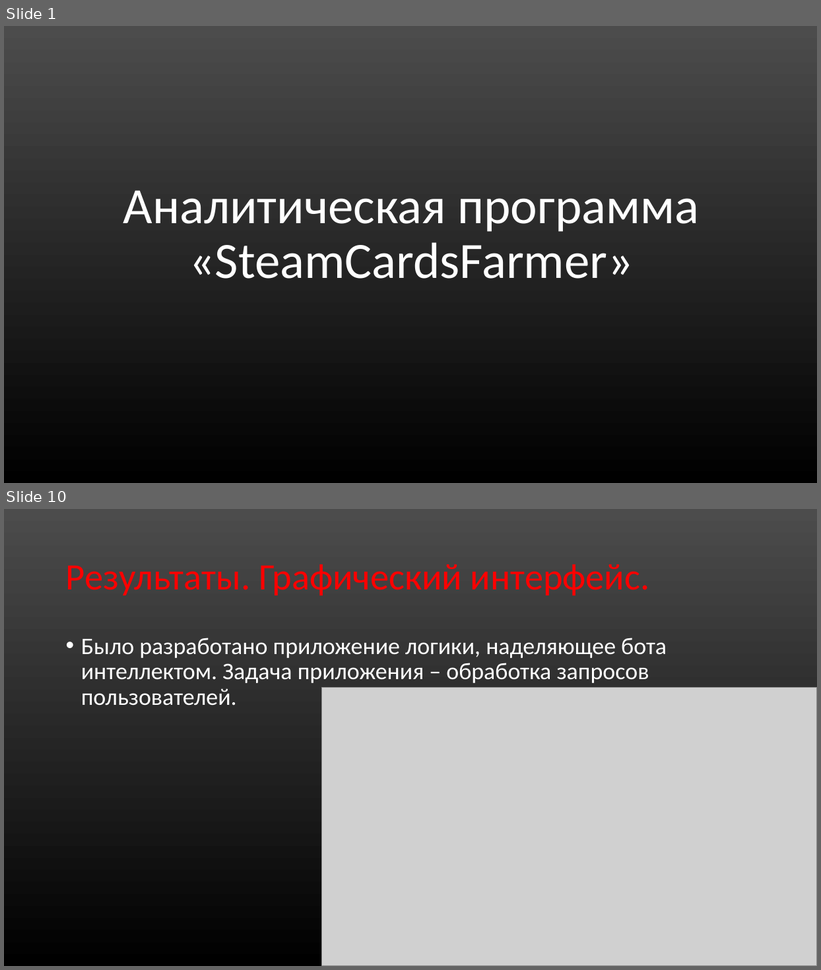
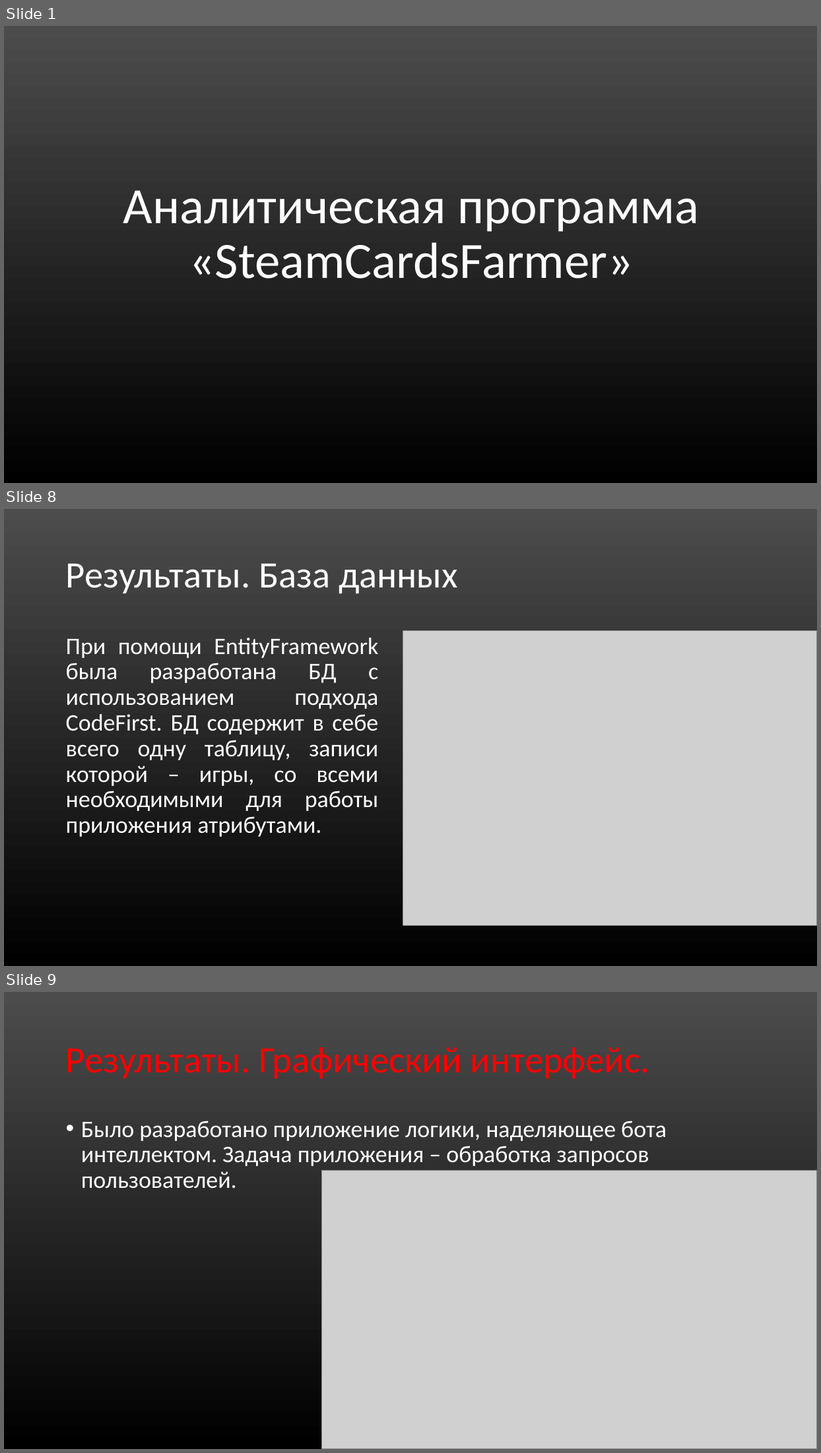
Before and after one commit to Mr-Dm1try/SteamCardsFarmer, a slide deck: Презентация_Помойки.ppt. Shown one above the other, each under a label of ours: slides 1 and 10 before the commit, slides 1, 8 and 9 after it; the slides between them are not shown. The pictures are 821x970 and 821x1453 pixels, drawn with LibreOffice and Linux fonts; fonts in the diff are those of the drawing; grey boxes stand for pictures. Boxes give left, top, right and bottom in pixels: in the first picture for what was removed or moved away, otherwise in the second. Text is boxed around its words. In the diff, an @@ line names an element or a change of style, - is before the commit and + after.

```diff
--- a/Презентация_Помойки.ppt
+++ b/Презентация_Помойки.ppt
@@ slide 8 added at (4,509,817,966), background gradient #4C4C4C to #000000 @@
@@ title added at (66,563,458,594), 44 pt, text #FFFFFF @@
+Результаты. База данных
@@ text added at (66,638,379,837), 28 pt, text #FFFFFF @@
+При помощи EntityFramework была разработана БД с использованием подхода CodeFirst. БД содержит в себе всего одну таблицу, записи которой – игры, со всеми необходимыми для работы приложения атрибутами.
@@ picture added at (403,631,816,926) @@
@@ what was slide 10 is now slide 9 @@
```
Also in this commit, not shown: 8 slides changed, 1 other slide added, 3 slides removed.
